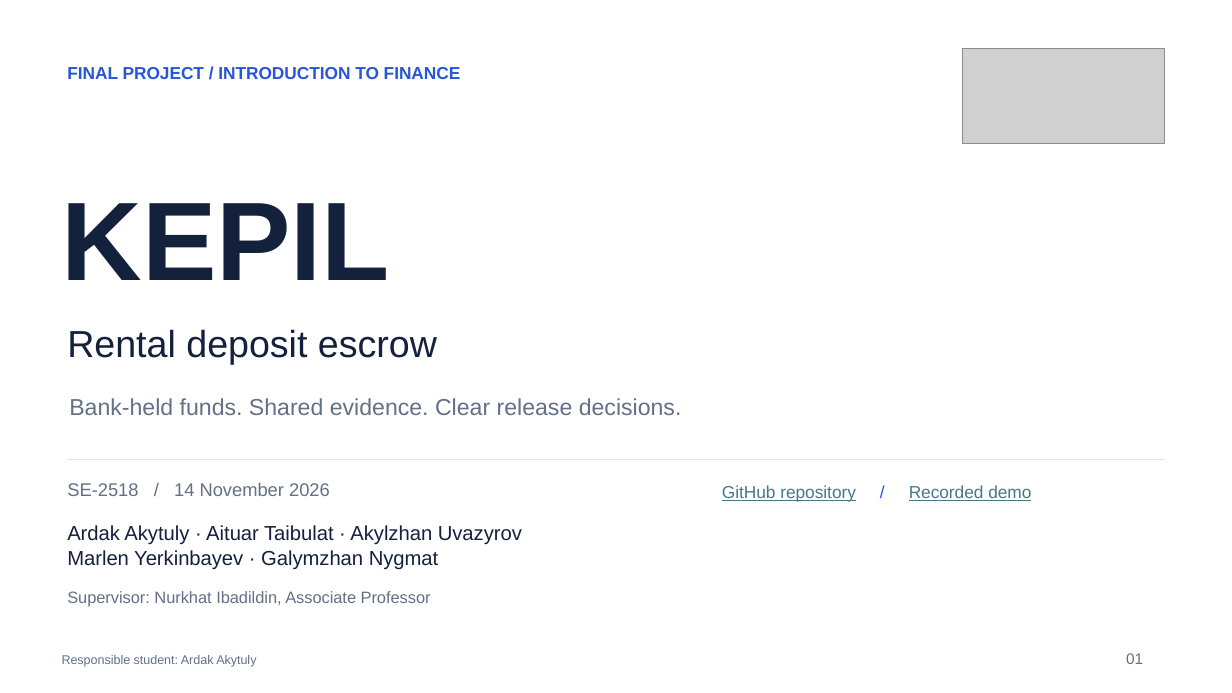
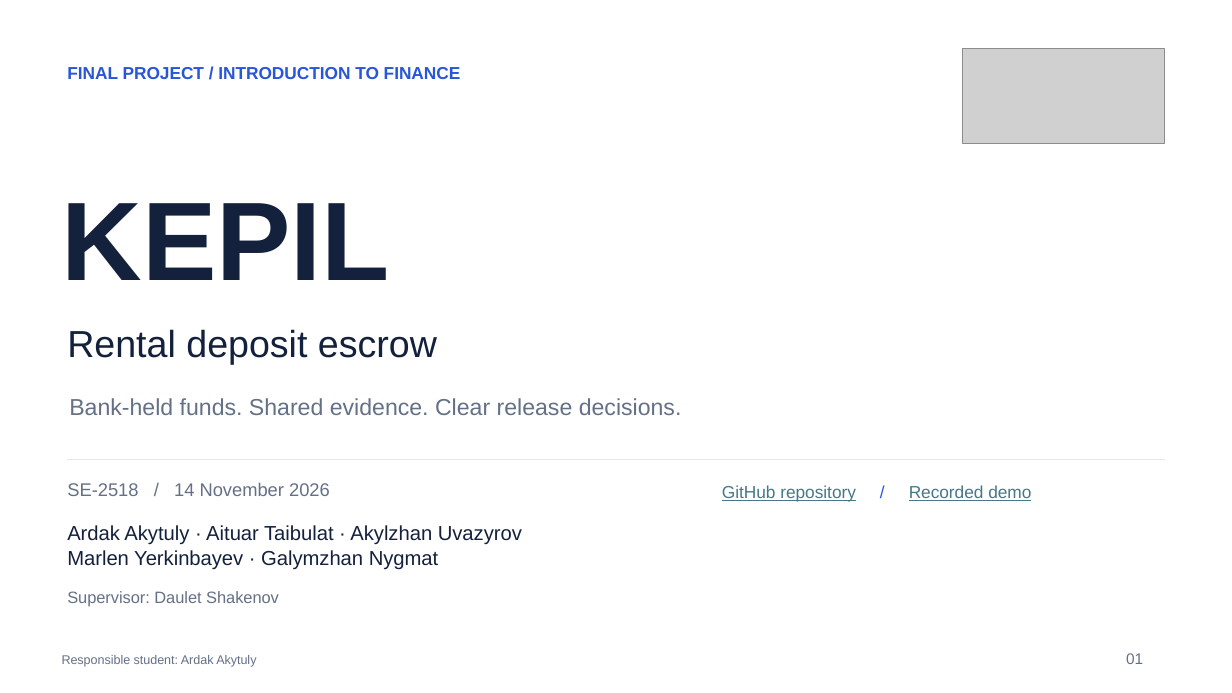
Before and after one commit to Arlan-prog/FinanceFinal, a slide deck: slide 1 of Final_Project_Presentation.pptx. Drawn at 1232x693 pixels with LibreOffice and Linux fonts; fonts in the diff are those of the drawing; grey boxes stand for pictures. Boxes give left, top, right and bottom in pixels: in the first picture for what was removed or moved away, otherwise in the second. Text is boxed around its words. In the diff, an @@ line names an element or a change of style, - is before the commit and + after.

```diff
--- a/Final_Project_Presentation.pptx
+++ b/Final_Project_Presentation.pptx
@@ text at (67,591,279,607): text changed @@
-Supervisor: Nurkhat Ibadildin, Associate Professor
+Supervisor: Daulet Shakenov
```
Also in this commit, not shown: 6 other slides changed.
